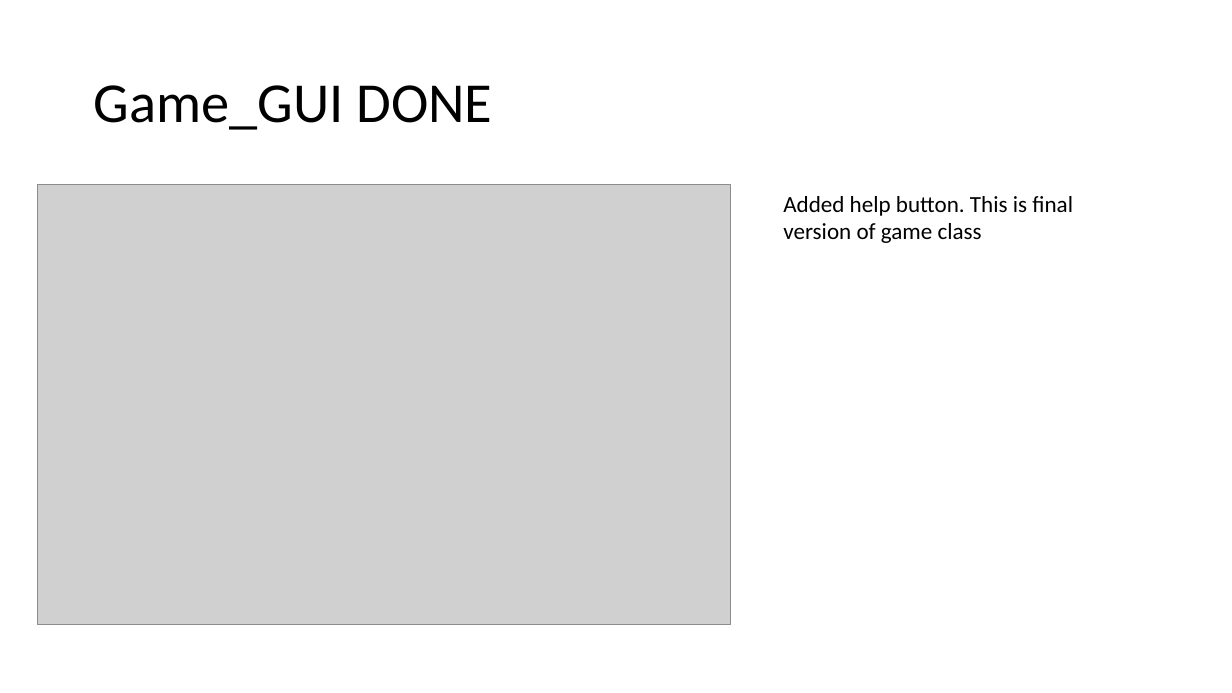
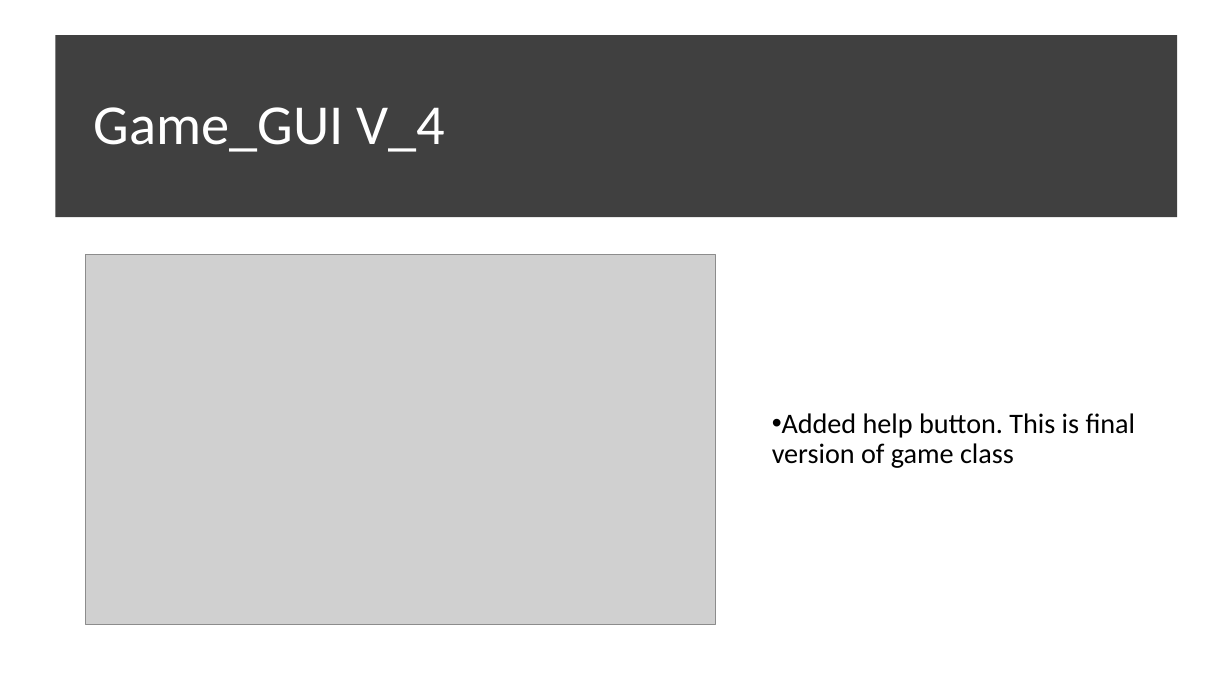
Before and after one commit to morrisj70800/01_Assesment, a slide deck: slide 16 of Programming Assesment.pptx (slide 15 before the commit). Drawn at 1232x693 pixels with LibreOffice and Linux fonts; fonts in the diff are those of the drawing; grey boxes stand for pictures. Boxes give left, top, right and bottom in pixels: in the first picture for what was removed or moved away, otherwise in the second. Text is boxed around its words. In the diff, an @@ line names an element or a change of style, - is before the commit and + after.

Commit message:
Game Almost Fully Complete

```diff
--- a/Programming Assesment.pptx
+++ b/Programming Assesment.pptx
@@ rectangle added at [55,35,1177,217], fill #404040 @@
@@ title at [94,107,445,152]: text changed; text colour #000000 to #FFFFFF @@
-Game_GUI DONE
+Game_GUI V_4
@@ picture: place and size @@
-picture at [38,185,730,625]
+picture at [85,254,715,624]
@@ text "Added help button. This is ...": place and size @@
-text "Added help button. This is ..." at [783,196,1073,243]
+text "Added help button. This is ..." at [772,413,1136,468]
@@ text "Added help button. This is ..." at [772,413,1136,468]: size 18 to 22 pt; bullet none to •; line spacing 1 to 0.9; more space between paragraphs; vertical alignment top to middle @@
```
Also in this commit, not shown: 3 other slides changed, 4 slides added, 3 other files.
